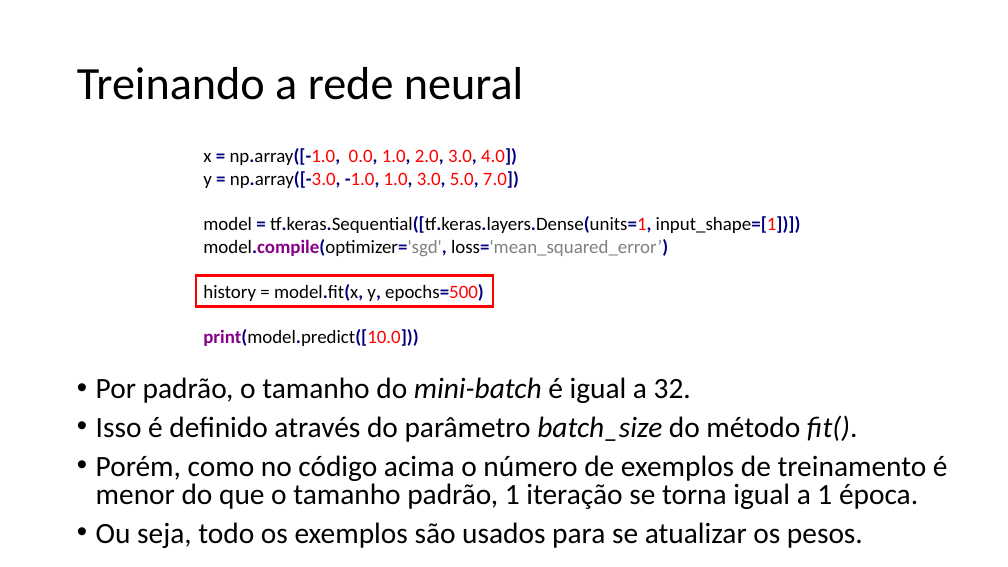
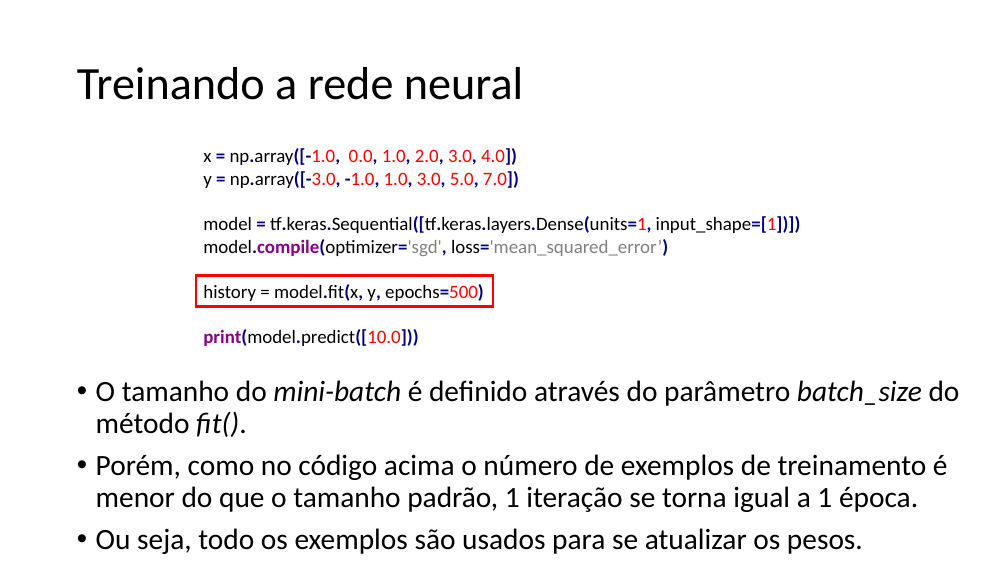
Before and after one commit to zz4fap/tp557-iot-ml, a slide deck: slide 20 of slides/TP557_7_Regressão_com_DNNs.pptx. Drawn at 1008x567 pixels with LibreOffice and Linux fonts; fonts in the diff are those of the drawing. Boxes give left, top, right and bottom in pixels: in the first picture for what was removed or moved away, otherwise in the second. Text is boxed around its words. In the diff, an @@ line names an element or a change of style, - is before the commit and + after.

```diff
--- a/slides/TP557_7_Regressão_com_DNNs.pptx
+++ b/slides/TP557_7_Regressão_com_DNNs.pptx
@@ text at [96,380,960,437]: text changed @@
-• Por padrão, o tamanho do mini-batch é igual a 32.
-• Isso é definido através do parâmetro batch_size do método fit().
+• O tamanho do mini-batch é definido através do parâmetro batch_size do método fit().
@@ text at [96,454,948,554]: line spacing 0.8 to 0.9 @@
```
Also in this commit, not shown: 4 other slides changed, 1 slide added, 3 other files.
